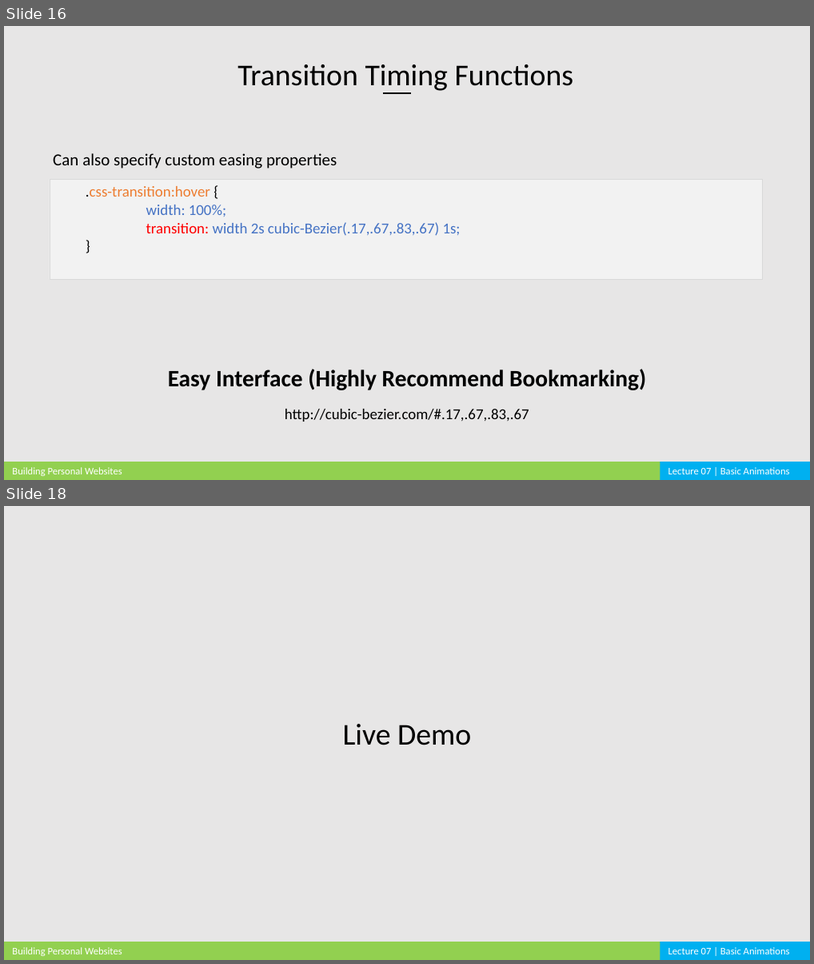
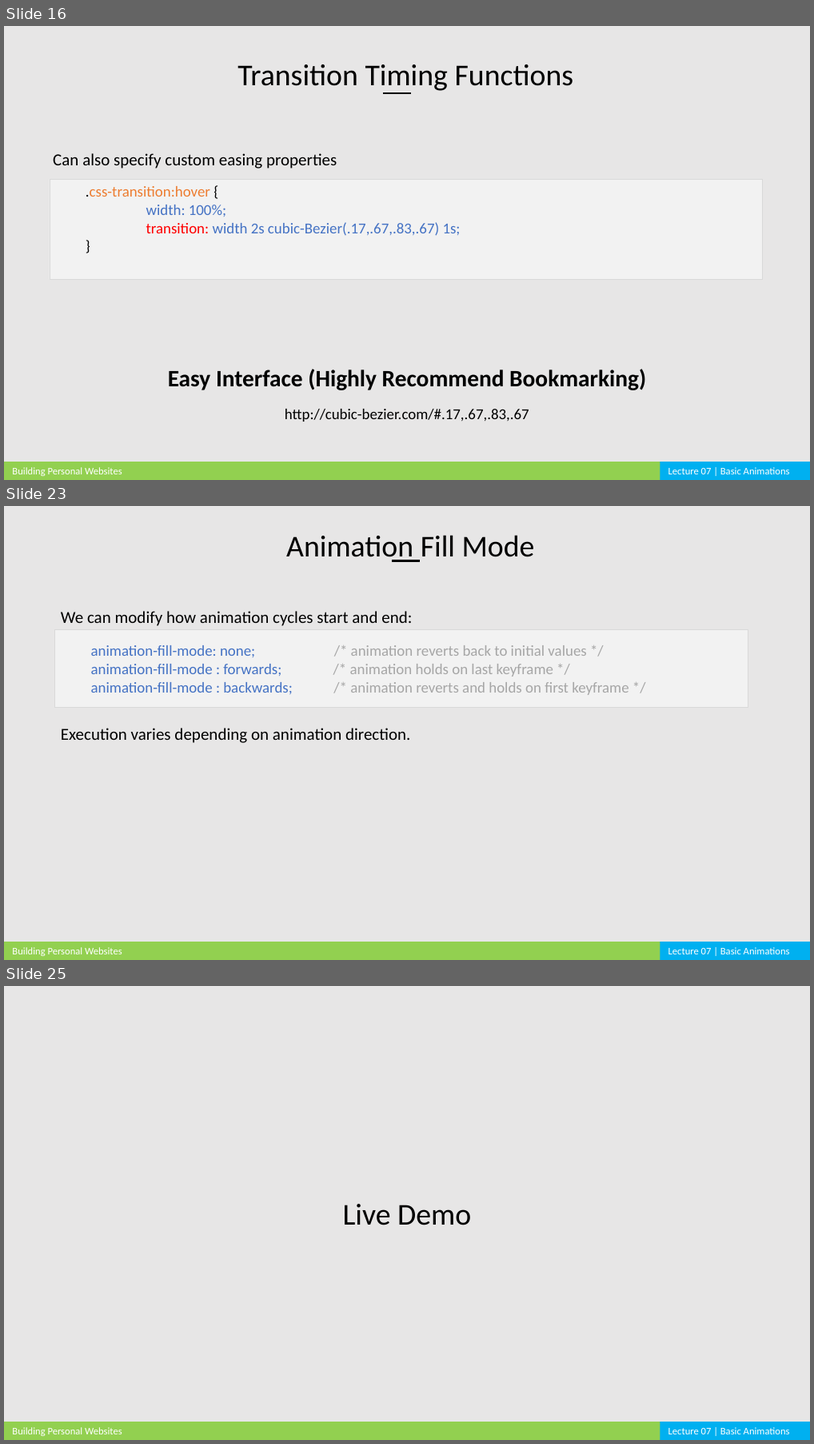
Before and after one commit to cardadfar/stuco_webdev_website, a slide deck: assets/lectures/BPW_Lecture_07.pptx. Shown one above the other, each under a label of ours: slides 16 and 18 before the commit, slides 16, 23 and 25 after it; the slides between them are not shown. The pictures are 814x964 and 814x1444 pixels, drawn with LibreOffice and Linux fonts; fonts in the diff are those of the drawing. Boxes give left, top, right and bottom in pixels: in the first picture for what was removed or moved away, otherwise in the second. Text is boxed around its words. In the diff, an @@ line names an element or a change of style, - is before the commit and + after.

```diff
--- a/assets/lectures/BPW_Lecture_07.pptx
+++ b/assets/lectures/BPW_Lecture_07.pptx
@@ slide 23 added at (4,506,810,960), background #E7E6E6 @@
@@ text added at (286,535,535,562), 36 pt, text #000000 @@
+Animation Fill Mode
@@ line added from (392, 561) to (420, 561), #000000 2.25 pt @@
@@ text added at (61,611,412,626), 20 pt, text #000000 @@
+We can modify how animation cycles start and end:
@@ rectangle added at (55,629,749,707), fill #F2F2F2, outline #D9D9D9 0.25 pt, 18 pt, text #A6A6A6 @@
+  animation-fill-mode: none; /* animation reverts back to initial values */
+  animation-fill-mode : forwards; /* animation holds on last keyframe */
+  animation-fill-mode : backwards; /* animation reverts and holds on first keyframe */
@@ text added at (61,728,410,743), 20 pt, text #000000 @@
+Execution varies depending on animation direction.
@@ rectangle added at (4,941,664,960), fill #92D050 @@
@@ text added at (12,947,122,956), 12 pt, text #FFFFFF @@
+Building Personal Websites
@@ rectangle added at (660,941,810,960), fill #00B0F0 @@
@@ text added at (669,947,790,954), 12 pt, text #FFFFFF @@
+Lecture 07 | Basic Animations
@@ what was slide 18 is now slide 25 @@
```
Also in this commit, not shown: 3 slides changed, 6 other slides added, 6 other files.
